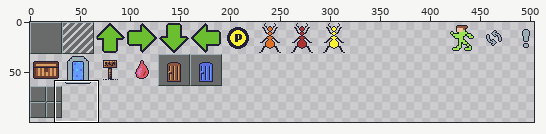
Pixel-art file: tiled/MainTiles.aseprite. The picture above shows the old version from afar; the outline marks the close-up.
Close-up. First the earlier version:
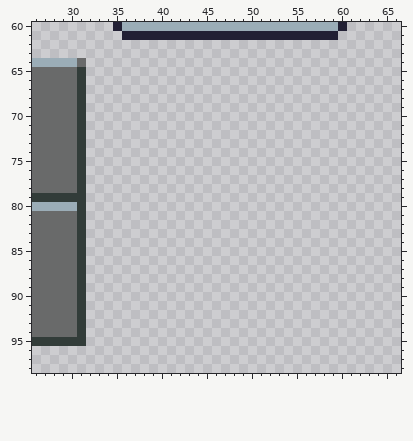
512x512 pixels, 1 frame. Shown: x 26..66, y 60..98. The wide view leaves out empty margins.
And afterwards:
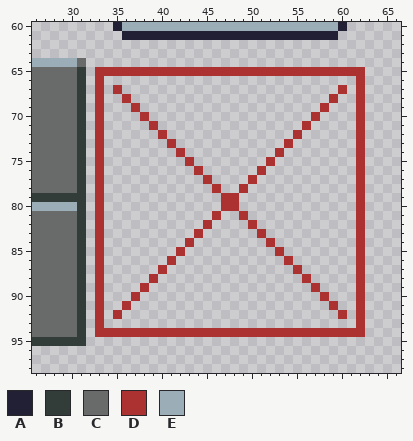
Palette (. is transparent): A #222034  B #323c39  C #696a6a  D #ac3232  E #9badb7
Difference:
Layer "Layer 3":
y 65: x 33..62 .............................. -> DDDDDDDDDDDDDDDDDDDDDDDDDDDDDD
y 66: x 33 . -> D; x 62 . -> D
y 67: x 33 . -> D; x 35 . -> D; x 60 . -> D; x 62 . -> D
y 68: x 33 . -> D; x 36 . -> D; x 59 . -> D; x 62 . -> D
y 69: x 33 . -> D; x 37 . -> D; x 58 . -> D; x 62 . -> D
y 70: x 33 . -> D; x 38 . -> D; x 57 . -> D; x 62 . -> D
y 71: x 33 . -> D; x 39 . -> D; x 56 . -> D; x 62 . -> D
y 72: x 33 . -> D; x 40 . -> D; x 55 . -> D; x 62 . -> D
y 73: x 33 . -> D; x 41 . -> D; x 54 . -> D; x 62 . -> D
y 74: x 33 . -> D; x 42 . -> D; x 53 . -> D; x 62 . -> D
y 75: x 33 . -> D; x 43 . -> D; x 52 . -> D; x 62 . -> D
y 76: x 33 . -> D; x 44 . -> D; x 51 . -> D; x 62 . -> D
y 77: x 33 . -> D; x 45 . -> D; x 50 . -> D; x 62 . -> D
y 78: x 33 . -> D; x 46 . -> D; x 49 . -> D; x 62 . -> D
y 79..80: x 33 . -> D; x 47..48 .. -> DD; x 62 . -> D
y 81: x 33 . -> D; x 46 . -> D; x 49 . -> D; x 62 . -> D
y 82: x 33 . -> D; x 45 . -> D; x 50 . -> D; x 62 . -> D
y 83: x 33 . -> D; x 44 . -> D; x 51 . -> D; x 62 . -> D
y 84: x 33 . -> D; x 43 . -> D; x 52 . -> D; x 62 . -> D
y 85: x 33 . -> D; x 42 . -> D; x 53 . -> D; x 62 . -> D
y 86: x 33 . -> D; x 41 . -> D; x 54 . -> D; x 62 . -> D
y 87: x 33 . -> D; x 40 . -> D; x 55 . -> D; x 62 . -> D
y 88: x 33 . -> D; x 39 . -> D; x 56 . -> D; x 62 . -> D
y 89: x 33 . -> D; x 38 . -> D; x 57 . -> D; x 62 . -> D
y 90: x 33 . -> D; x 37 . -> D; x 58 . -> D; x 62 . -> D
y 91: x 33 . -> D; x 36 . -> D; x 59 . -> D; x 62 . -> D
y 92: x 33 . -> D; x 35 . -> D; x 60 . -> D; x 62 . -> D
y 93: x 33 . -> D; x 62 . -> D
y 94: x 33..62 .............................. -> DDDDDDDDDDDDDDDDDDDDDDDDDDDDDD
Changed places in both close-ups, as pixel boxes (x1, y1, x2, y2):
added: (95, 67, 365, 337)
